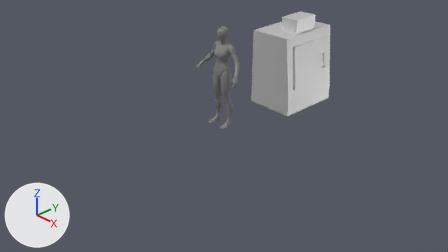
One commit to the Blender file BlenderModels/GasStation/Props/IceMachine.blend: the scene before it, then after it.
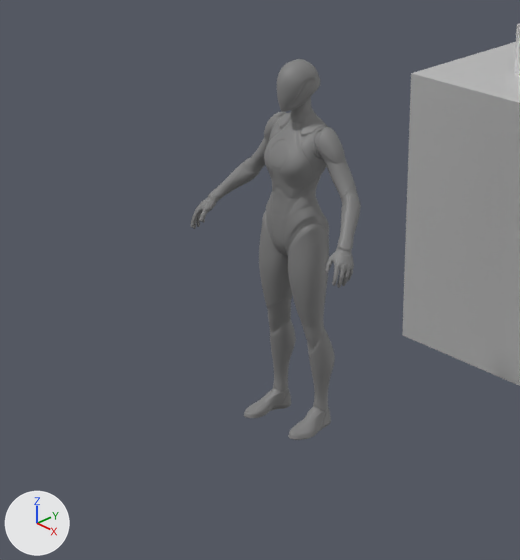
The first picture shows the older version from the file's camera 'Camera'. The close-ups show the older and then the newer version on the part from 32% to 63% of the width and 4% to 64% of the height of that picture. Only the edits that show in the close-ups are written down. Arrows for +X, +Y and +Z are at lower left; the lights stay in place.

In view in the first close-up: '2', 'SKM_Quinn_LOD0'.
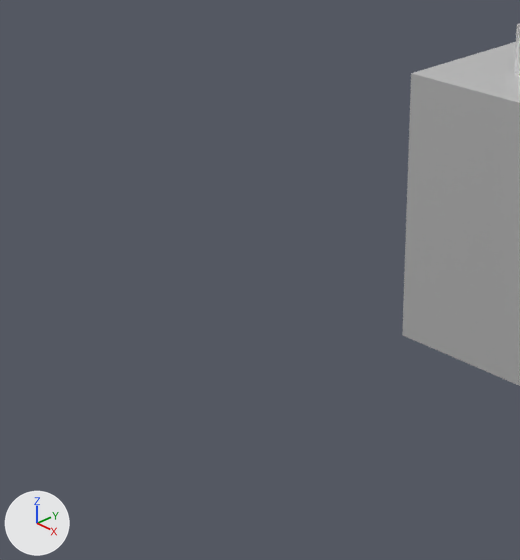
Where the newer file only moved an object's origin or applied its transform, the numbers keep the older frame.

Where the change shows, as pixel boxes (x1, y1, x2, y2) in the close-ups (520 x 560 px):
'SKM_Quinn_LOD0', deleted: before (191, 59, 361, 440)
    faces in mat_mi_quinn_01 (grey #808080): (244, 59, 355, 440)
    faces in mat_mi_quinn_02 (grey #808080): (191, 97, 361, 288)

Diff of the bpy script that builds the scene:
```diff
--- a/BlenderModels/GasStation/Props/IceMachine.blend.py
+++ b/BlenderModels/GasStation/Props/IceMachine.blend.py
@@ ob_skm_quinn_lod0 @@
-ob_skm_quinn_lod0 = bpy.data.objects.new('SKM_Quinn_LOD0', me_skm_quinn_lod0)
-ob_skm_quinn_lod0.location = (0.0, 0.0, 0.0)
-ob_skm_quinn_lod0.scale = (0.01, 0.01, 0.01)
```
